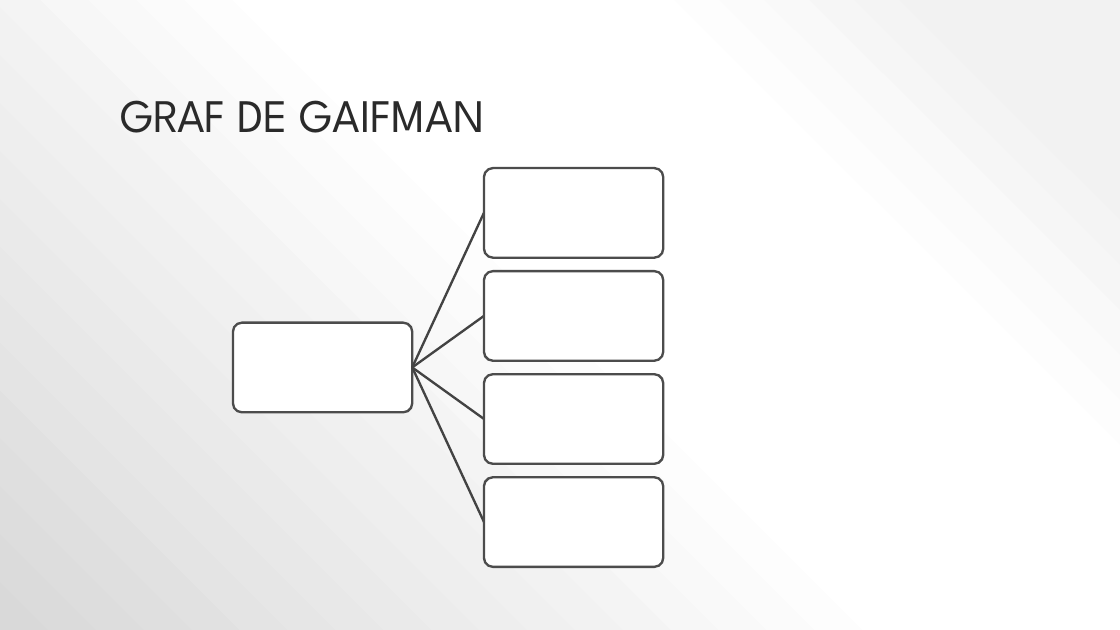
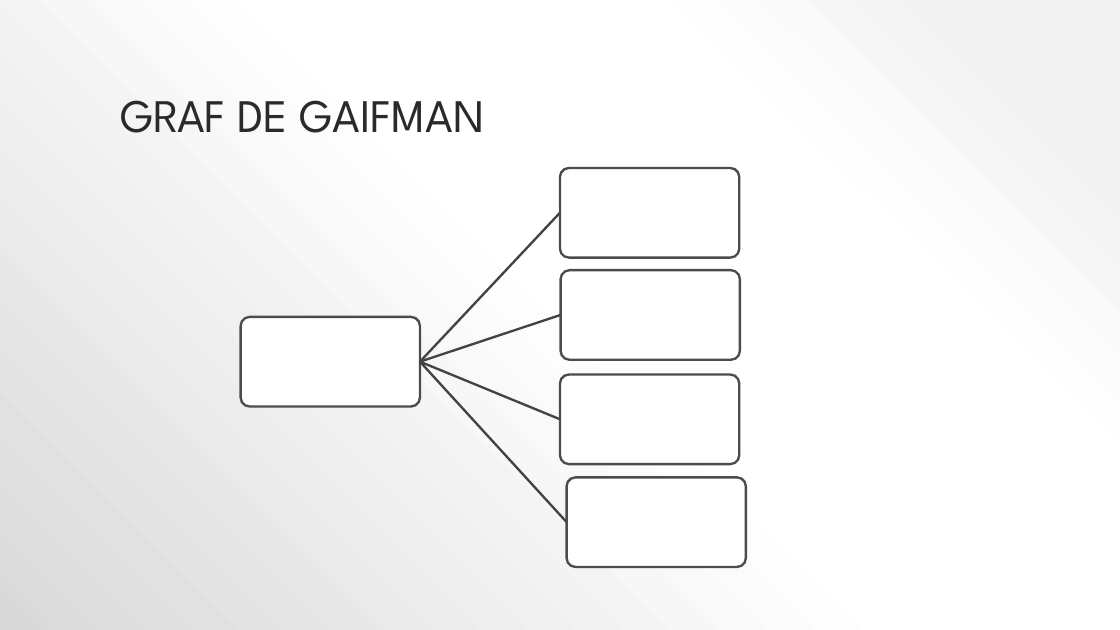
Before and after one commit to lrodrin/TFG, a slide deck: slide 7 of presentació.pptx. Drawn at 1120x630 pixels with LibreOffice and Linux fonts; fonts in the diff are those of the drawing. Boxes give left, top, right and bottom in pixels: in the first picture for what was removed or moved away, otherwise in the second. Text is boxed around its words. In the diff, an @@ line names an element or a change of style, - is before the commit and + after.

```diff
--- a/presentació.pptx
+++ b/presentació.pptx
@@ freeform shape at (418,212,561,363): rotation 294 to 313 degrees; outline redrawn @@
@@ 3 rounded rectangles: place and size @@
-3 rounded rectangles at (484,168,663,465)
+3 rounded rectangles at (560,168,739,465)
@@ rounded rectangle: place and size @@
-rounded rectangle at (233,323,412,413)
+rounded rectangle at (240,317,419,407)
@@ freeform shape at (419,314,561,364): rotation 324 to 341 degrees; outline redrawn @@
@@ freeform shape at (419,360,568,523): rotation 65 to 47 degrees; outline redrawn @@
@@ freeform shape at (419,360,560,421): rotation 35 to 22 degrees; outline redrawn @@
@@ rounded rectangle: place and size @@
-rounded rectangle at (484,477,663,567)
+rounded rectangle at (566,477,745,567)
```
Also in this commit, not shown: 7 other slides changed, 5 slides added, 1 slide removed, 1 other file.
